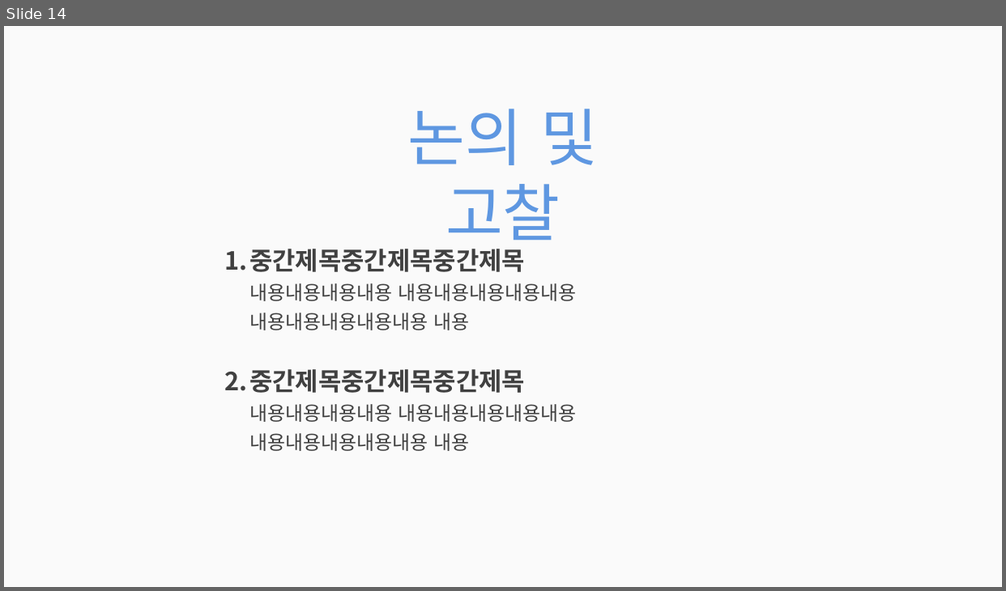
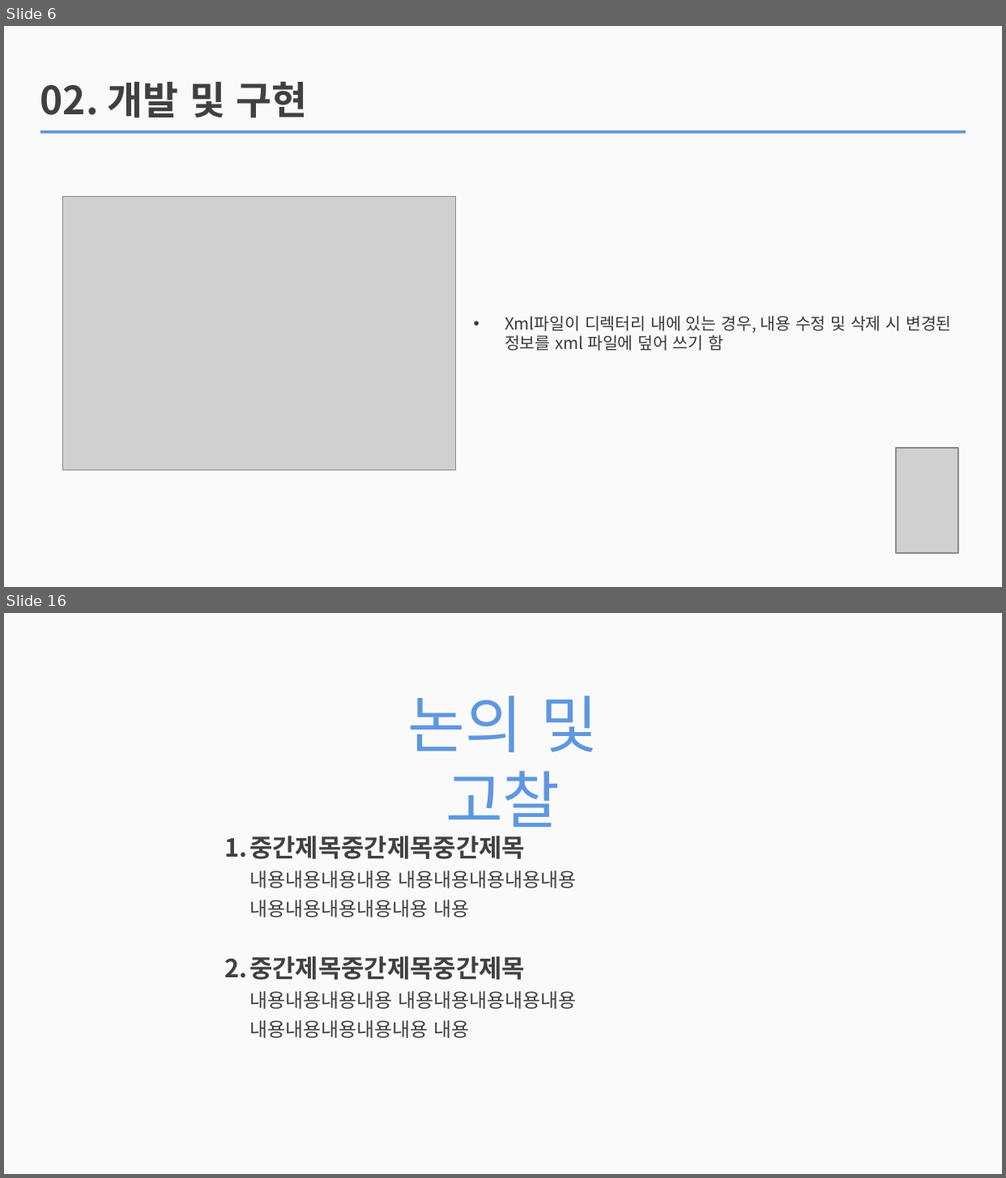
Before and after one commit to jhy0409/teamPrj, a slide deck: PPT/210421_빛창식과 아이들_사진추가본.pptx. Shown one above the other, each under a label of ours: slide 14 before the commit, slides 6 and 16 after it; the slides between them are not shown. The pictures are 1006x591 and 1006x1178 pixels, drawn with LibreOffice and Linux fonts; fonts in the diff are those of the drawing; grey boxes stand for pictures. Boxes give left, top, right and bottom in pixels: in the first picture for what was removed or moved away, otherwise in the second. Text is boxed around its words. In the diff, an @@ line names an element or a change of style, - is before the commit and + after.

```diff
--- a/PPT/210421_빛창식과 아이들_사진추가본.pptx
+++ b/PPT/210421_빛창식과 아이들_사진추가본.pptx
@@ slide 6 added at (4, 26, 1002, 587), background #FAFAFA @@
@@ text added at (40, 81, 307, 118), 28 pt, text #404040, bold @@
+02. 개발 및 구현
@@ rectangle added at (40, 130, 965, 134), fill #5E97E1 @@
@@ picture added at (63, 197, 456, 471) @@
@@ text added at (505, 316, 952, 351), 12 pt, text #3B3838 @@
+• Xml파일이 디렉터리 내에 있는 경우, 내용 수정 및 삭제 시 변경된 정보를 xml 파일에 덮어 쓰기 함
@@ picture added at (896, 448, 959, 552) @@
@@ what was slide 14 is now slide 16 @@
```
Also in this commit, not shown: 2 slides changed, 11 other slides added, 10 slides removed.
